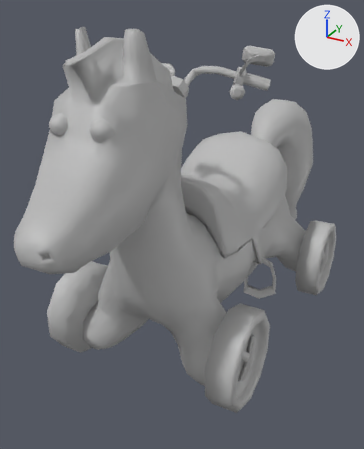
One commit to the FBX model Assets/Models/Karts/Kart_Violetta.fbx: the scene before it, then after it.
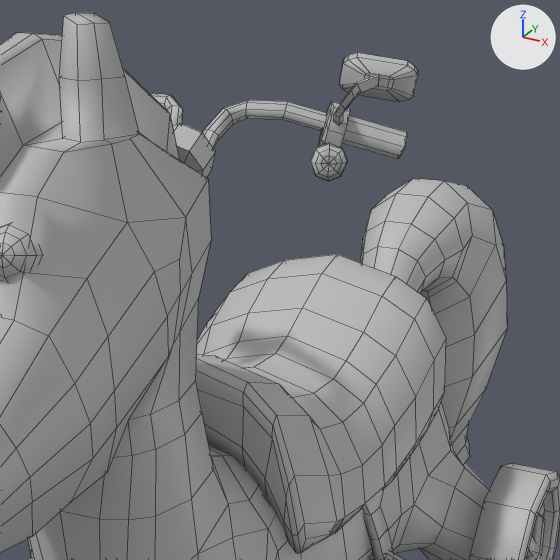
Old and new are each drawn whole from a camera (50 mm lens) standing at (0.0175, -0.0409, 0.0249) and looking at (0.0016, -0.0119, 0.0104) and again close up on the part from 27% to 92% of the width and 5% to 58% of the height. The lights are fixed; the arrows at upper right show +X, +Y and +Z. The close-ups show mesh edges as thin lines. Where no turn or scale is listed for an object, it has been applied to the vertices.

The scene before the commit, as lines of its bpy script (objects in view):
```python
me_mesh = bpy.data.meshes.new('Mesh')
me_mesh.from_pydata(...)  # 86 vertices, 86 faces; spans x -0.00086..0.00086, y -0.00295..0.00295, z -0.00311..0.00311
me_mesh.materials.append(mat_kartvioletta_material)  # grey #bcbcbc
me_mesh_004 = bpy.data.meshes.new('Mesh.004')
me_mesh_004.from_pydata(...)  # 1663 vertices, 1651 faces; spans x -0.0066..0.0066, y -0.018..0.018, z -0.0106..0.0106
me_mesh_004.materials.append(mat_kartvioletta_material)  # grey #bcbcbc
ob_carroceria = bpy.data.objects.new('Carroceria', me_mesh_004)
ob_carroceria.location = (0.00293, -0.00989, 0.01335)
ob_rodatesq_mesh = bpy.data.objects.new('RodaTEsq_Mesh', me_mesh)
ob_rodatesq_mesh.location = (0.00927, -0.00246, 0.00539)
```
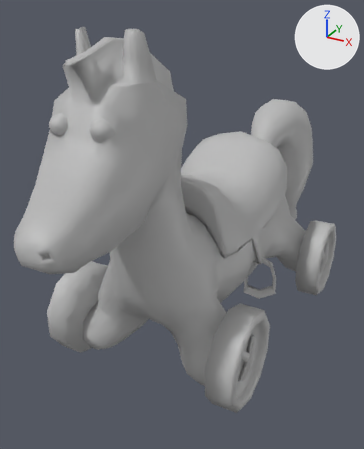
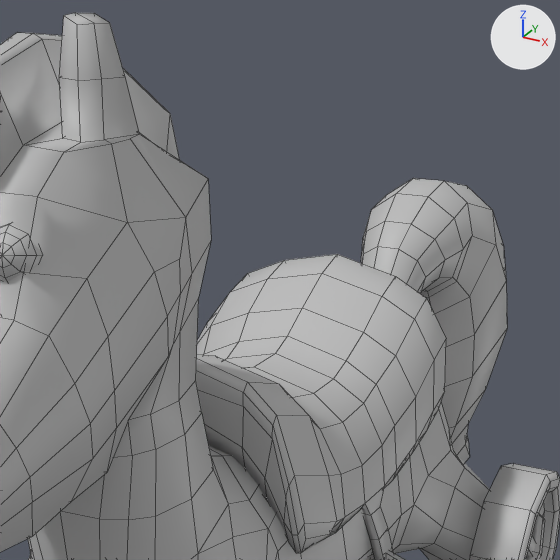
Changed parts and their boxes (x1, y1, x2, y2) in the close-ups (560 x 560 px):
part 1 of me_mesh_004, deleted: before (151, 53, 418, 181)

Patch to the scene script:
```diff
--- a/Assets/Models/Karts/Kart_Violetta.fbx.py
+++ b/Assets/Models/Karts/Kart_Violetta.fbx.py
@@ me_mesh_004 @@
 # used by ob_carroceria; location = (0.00293, -0.00989, 0.01335)
-me_mesh_004.from_pydata(...)  # 1663 vertices, 1651 faces; spans x -0.0066..0.0066, y -0.018..0.018, z -0.0106..0.0106
+me_mesh_004.from_pydata(...)  # 1216 vertices, 1203 faces; spans x -0.0066..0.0066, y -0.018..0.018, z -0.0106..0.0106
+# me_mesh_004 part 1: 9 loose pieces with 447 vertices, spanning x -0.0051..0.0053, y -0.0074..-0.0021, z 0.0059..0.0094, are deleted
 me_mesh_004.materials.append(mat_kartvioletta_material)
```
